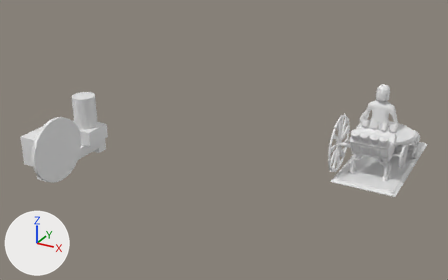
The Blender file 3_Blend_Files/Animation.blend as it was, and as the next commit left it.
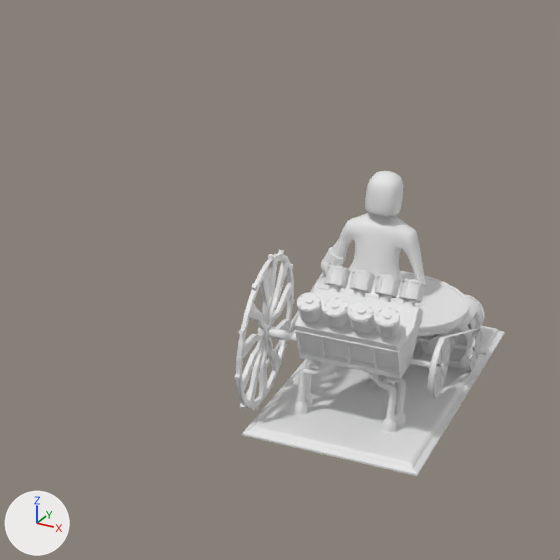
Old and new are each drawn whole from a 50 mm lens placed at (4.78, -19.13, 9.72), pointed at (-4.95, -1.44, 0.87) and again close up on the part from 54% to 100% of the width and 8% to 82% of the height. The lights are fixed; the arrows at lower left show +X, +Y and +Z. The first two pictures are the older version.

Script lines for the objects in view, before the commit:
```python
ob_belt = bpy.data.objects.new('Belt', me_plane_001)
ob_belt.location = (1.04, 0.72, 0.68)
ob_crankwheel_big = bpy.data.objects.new('CrankWheel_Big', me_circle_002)
ob_crankwheel_big.location = (-1.18, -0.14, 1.04)
ob_crankwheel_big.rotation_euler = (0.0, 0.0, 1.571)  # degrees (0, 0, 90)
ob_cylinder_004 = bpy.data.objects.new('Cylinder.004', me_cylinder_014)
ob_cylinder_004.parent = ob_enginestand
ob_cylinder_004.location = (0.0313, -0.217, -0.148)
ob_cylinder_004.rotation_euler = (0.0, 0.0, 3.142)  # degrees (0, 0, 180)
ob_cylinder_004.scale = (0.0381, 0.0381, 0.183)
ob_huamnoid_pistonarm = bpy.data.objects.new('Huamnoid_PistonArm', me_cylinder_029)
ob_huamnoid_pistonarm.location = (-1.57, 2.06, 0.0)
ob_huamnoid_pistonarm.rotation_euler = (0.0, 0.434, 0.0)  # degrees (0, 25, 0)
ob_huamnoid_pistonarm.scale = (0.029, 0.0264, 0.228)
ob_humanoid = bpy.data.objects.new('Humanoid', me_cube_010)
ob_humanoid.location = (-0.38, 2.21, 1.7)
ob_humanoid.scale = (0.5, 0.5, 0.5)
ob_humanoid_armjoint = bpy.data.objects.new('Humanoid_ArmJoint', me_icosphere)
ob_humanoid_armjoint.location = (-1.01, 2.06, 1.19)
ob_humanoid_armjoint.scale = (0.9, 0.9, 0.9)
ob_humnoid_pistonarmhousing = bpy.data.objects.new('Humnoid_PistonArmHousing', me_cylinder_028)
ob_humnoid_pistonarmhousing.location = (-1.06, 2.06, 1.09)
ob_humnoid_pistonarmhousing.rotation_euler = (0.0, 0.434, 0.0)  # degrees (0, 25, 0)
ob_humnoid_pistonarmhousing.scale = (0.0386, 0.0386, 0.239)
ob_pulley_engine = bpy.data.objects.new('Pulley_Engine', me_circle)
ob_pulley_engine.location = (1.07, -0.15, 1.04)
ob_pulley_engine.rotation_euler = (0.0, 0.0, -1.571)  # degrees (0, 0, -90)
ob_pulley_engine.scale = (0.365, 1.0, 0.365)
ob_upperarm = bpy.data.objects.new('UpperArm', me_cylinder_026)
ob_upperarm.location = (-1.0, 2.06, 1.22)
ob_upperarm.rotation_euler = (-0.0416, 0.389, 0.0469)  # degrees (-2.4, 22, 2.7)
ob_upperarm.scale = (0.129, 0.129, 0.2)
# also in view: 'Engine_Block' at (0.01, -0.14, 1.26); 'HumanoidPlatform' at (-0.09, 1.77, 0.95); 'Cylinder_5' at (0.49, -0.69, 1.7); 'LifePumpHousing' at (0.62, 2.55, 0.43); 'Platform' at (0.03, 1.31, 0.05)
```
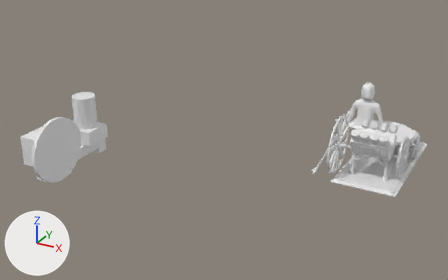
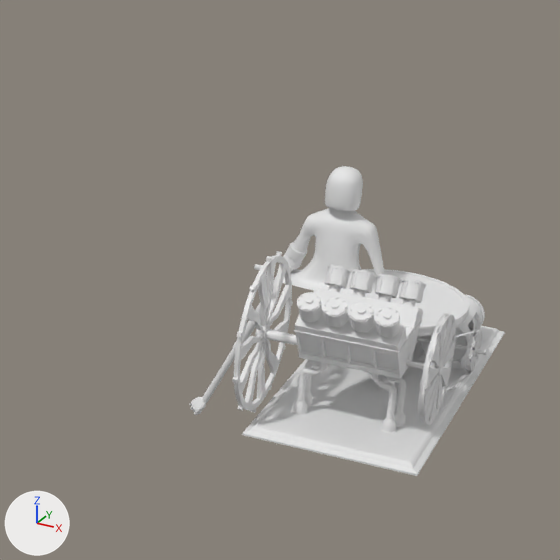
The change, as a list of edits to the scene's bpy script:
```text
Change me_circle_002:
    used by ob_crankwheel_big; location = (-1.18, -0.14, 1.04); rotation_euler = (0.0, 0.0, 1.571), in degrees (0, 0, 90)
    remove me_circle_002.from_pydata(...)  # 58 vertices, 51 faces; spans x -0.195..0.397, y -0.054..0.0, z 0.106..1.0
    add me_circle_002.from_pydata(...)  # 1122 vertices, 957 faces; spans x -1.027..1.049, y -0.054..0.19, z -1.036..1.049
    me_circle_002 part 1: 1064 vertices added at x -1.027..1.049, y -0.054..0.19, z -1.036..1.049
    me_circle_002 part 2: 50 kept faces spanning x -0.195..0.397, y -0.054..0.0, z 0.106..1.0 are now shaded smooth
Add me_cube_007:
    me_cube_007.from_pydata(...)  # 150 vertices, 148 faces; spans x -1.02..1.01, y -1.12..2.27, z -0.02..2.71
Change ob_humanoid:
    ob_humanoid.location: (-0.38, 2.21, 1.7) -> (-0.9, 2.13, 1.7)
Change ob_upperarm:
    ob_upperarm.location: (-1.0, 2.06, 1.22) -> (-1.52, 1.98, 1.22)
Change ob_humanoid_armjoint:
    ob_humanoid_armjoint.location: (-1.01, 2.06, 1.19) -> (-1.53, 1.98, 1.19)
Change ob_humnoid_pistonarmhousing:
    ob_humnoid_pistonarmhousing.location: (-1.06, 2.06, 1.09) -> (-1.59, 1.99, 1.09)
    ob_humnoid_pistonarmhousing.scale: (0.0386, 0.0386, 0.239) -> (0.0653, 0.0697, 0.283)
Change ob_huamnoid_pistonarm:
    ob_huamnoid_pistonarm.location: (-1.57, 2.06, 0.0) -> (-2.09, 1.99, 0.0)
    ob_huamnoid_pistonarm.scale: (0.029, 0.0264, 0.228) -> (0.0507, 0.0495, 0.274)
Change ob_pulley_engine:
    ob_pulley_engine.location: (1.07, -0.15, 1.04) -> (1.07, -0.22, 1.04)
    ob_pulley_engine.scale: (0.365, 1.0, 0.365) -> (0.674, 1.0, 0.674)
Change ob_belt:
    ob_belt.location: (1.04, 0.72, 0.68) -> (1.04, 0.65, 0.68)
Change ob_lifepumpcylinder:
    ob_lifepumpcylinder.location: (0.62, 2.35, 0.24) -> (0.62, 2.51, 0.24)
Change ob_crankshaft_big:
    ob_crankshaft_big.location: (-0.63, -0.15, 1.04) -> (-0.63, -0.22, 1.04)
Change ob_crankwheel_big:
    ob_crankwheel_big.location: (-1.18, -0.14, 1.04) -> (-1.18, -0.22, 1.04)
    remove _m = ob_crankwheel_big.modifiers.new('Array', 'ARRAY')
    remove _m.count = 11
    remove _m.use_relative_offset = False
    remove _m.use_object_offset = True
    remove _m.offset_object = ob_empty_array_mod
Add ob_hand:
    ob_hand = bpy.data.objects.new('Hand', me_cube_007)
    ob_hand.location = (-2.66, 2.0, -1.21)
    ob_hand.rotation_euler = (0.579, -2.619, -0.548)  # degrees (33, -150, -31)
    ob_hand.scale = (0.102, 0.0496, 0.103)
    _m = ob_hand.modifiers.new('Subdivision', 'SUBSURF')
    _m.render_levels = 0
    _m.open_advanced_panel = True
```

Pixel boxes [x1, y1, x2, y2] of what changed, in the close-ups (560 x 560 px):
'Humanoid', moved: before [315, 171, 428, 306]; after [282, 166, 385, 300]
'CrankWheel_Big', reshaped, moved, modifiers changed: before [234, 249, 294, 410]; after [232, 251, 293, 413]
'Pulley_Engine', moved, rescaled (62% wider, 82% taller): before [427, 336, 450, 397]; after [418, 313, 456, 425]
'CrankShaft_Big', moved: before [258, 322, 445, 372]; after [256, 324, 443, 376]
'Huamnoid_PistonArm', moved, rescaled: before [246, 341, 281, 395]; after [201, 348, 235, 403]
'Belt', moved: before [429, 329, 480, 398]; after [429, 331, 478, 398]
'UpperArm', moved: before [324, 247, 346, 266]; after [285, 242, 307, 263]
'Humnoid_PistonArmHousing', moved, rescaled (24% wider, 14% taller): before [279, 272, 327, 342]; after [233, 270, 293, 350]
'Humanoid_ArmJoint', moved: before [321, 259, 334, 274]; after [283, 254, 302, 270]
'Hand', added: after [190, 397, 206, 415]
'LifePumpCylinder', moved (mostly hidden): before [468, 316, 476, 334]; after [468, 316, 476, 331]
part 1 of me_circle_002, added: after [232, 256, 293, 413]
part 2 of me_circle_002, shading changed: before [234, 249, 294, 410]; after [263, 251, 282, 324]
